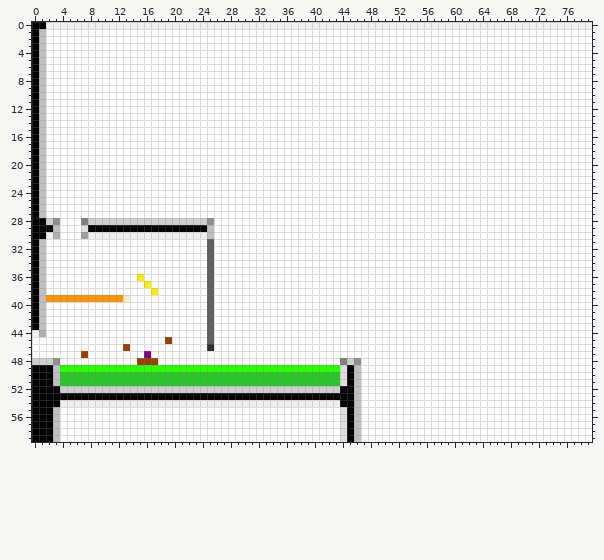
Two versions of one sprite sheet, source/level_data/layouts/level9/layer2.png. The first picture shows the starting point.
The file is 80x60 pixels.
After:
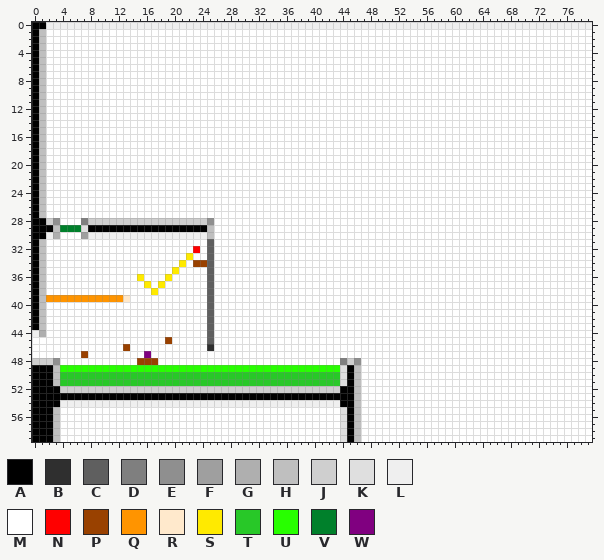
Palette (. is transparent): A #000000  B #2f2f2f  C #5f5f5f  D #7f7f7f  E #8f8f8f  F #9f9f9f  G #afafaf  H #bfbfbf  J #cfcfcf  K #dfdfdf  L #efefef  M #ffffff  N #ff0000  P #994100  Q #ff9400  R #ffe9cc  S #ffea00  T #28c828  U #28ff00  V #00802b  W #800080
From old to new:
{"y":29,"x":4,"old":"MMM","new":"VVV"}
{"y":32,"x":23,"old":"M","new":"N"}
{"y":33,"x":22,"old":"M","new":"S"}
{"y":34,"x":21,"old":"M","new":"S"}
{"y":34,"x":23,"old":"MM","new":"PP"}
{"y":35,"x":20,"old":"M","new":"S"}
{"y":36,"x":19,"old":"M","new":"S"}
{"y":37,"x":18,"old":"M","new":"S"}
{"label":"changed","picture_box":[60,225,81,232]}
{"label":"changed","picture_box":[158,246,207,288]}
